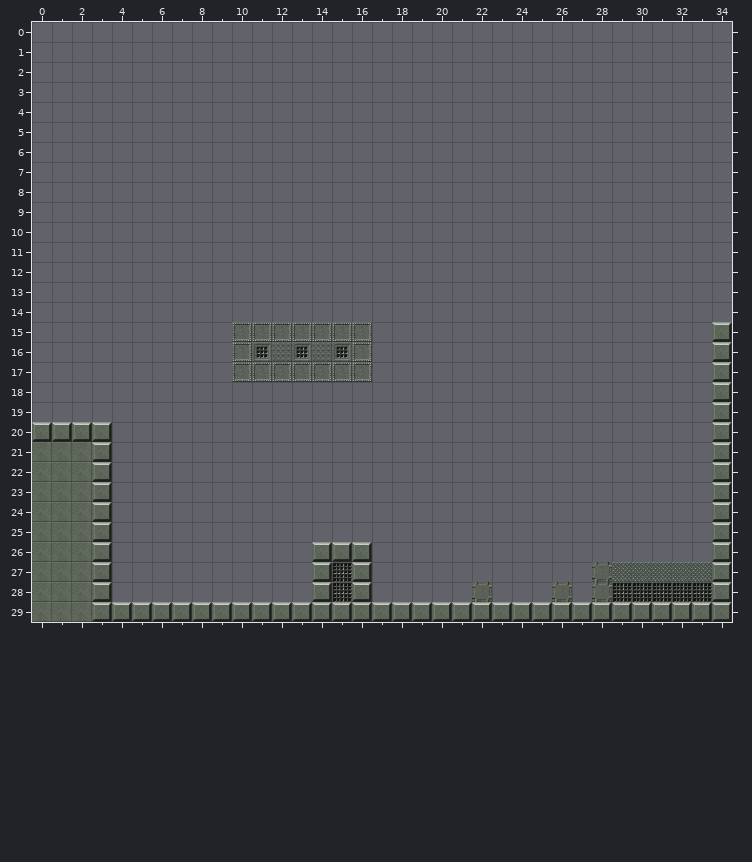
Level history. Tiled map (JSON): assets/levels/level1.json. Above, as it was before the edit.
Cells are 32x32 px. Shown: x 0..34, y 0..29.
After:
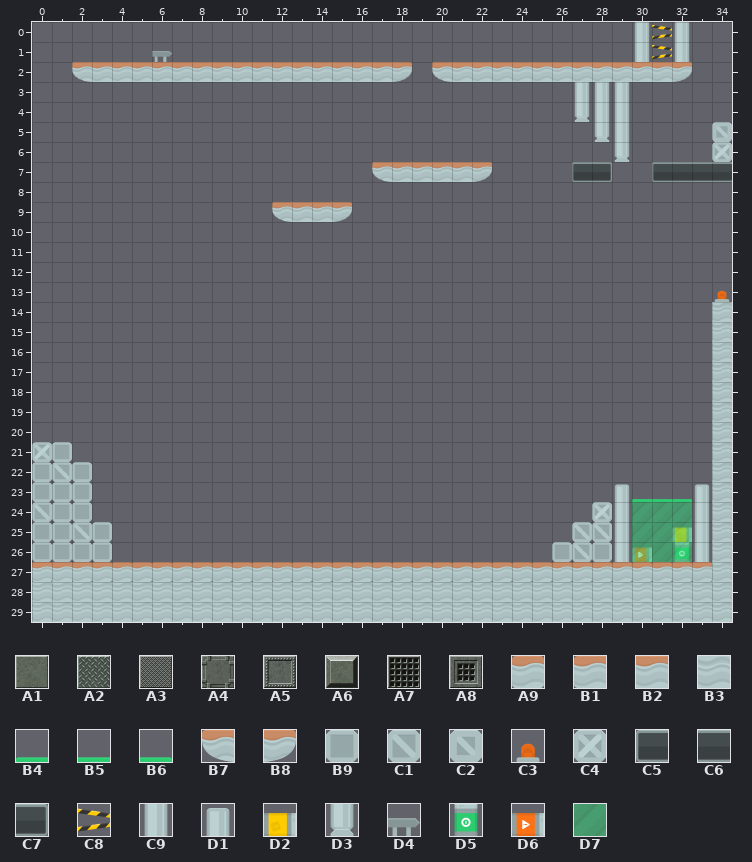
Key: from "metal_wall": A1 0, A2 1, A3 2, A4 3, A5 4, A6 5, A7 6, A8 7; from "platformer_industrial": A9 0, B1 1, B2 2, B3 4, B4 9, B5 10, B6 13, B7 16, B8 17, B9 28, C1 42, C2 43, C3 53, C4 56, C5 58, C6 59, C7 60, C8 61, C9 84, D1 85, D2 92, D3 98, D4 102, D5 103, D6 106, D7 107.
__ is an empty cell.
Tiles replaced or removed in this view: A1, A2, A3, A4, A5, A6, A7, A8.
Tiles of an added or newly shown layer are drawn over the layers below it.
See-through tiles are keyed as they look on the map.
Diff:
Changed rows in their new state; .. is an unchanged cell.
Layer "walls":
first column x 2:
 0 .. .. .. .. .. .. .. .. .. .. .. .. .. .. .. .. .. .. .. .. .. .. .. .. .. .. .. .. C9 C8 C9 .. ..
 1 .. .. .. .. .. .. .. .. .. .. .. .. .. .. .. .. .. .. .. .. .. .. .. .. .. .. .. .. C9 C8 C9 .. ..
 2 B7 B2 B2 B2 B2 B2 B2 B2 B2 B2 B2 B2 B2 B2 B2 B2 B8 .. B7 B2 B2 B2 B2 B2 B2 B2 B2 B2 B2 B2 B8 .. ..
 3 .. .. .. .. .. .. .. .. .. .. .. .. .. .. .. .. .. .. .. .. .. .. .. .. .. C9 C9 C9 .. .. .. .. ..
 4 .. .. .. .. .. .. .. .. .. .. .. .. .. .. .. .. .. .. .. .. .. .. .. .. .. D3 C9 C9 .. .. .. .. ..
 5 .. .. .. .. .. .. .. .. .. .. .. .. .. .. .. .. .. .. .. .. .. .. .. .. .. .. D3 C9 .. .. .. .. C2
 6 .. .. .. .. .. .. .. .. .. .. .. .. .. .. .. .. .. .. .. .. .. .. .. .. .. .. .. D3 .. .. .. .. C4
 7 .. .. .. .. .. .. .. .. .. .. .. .. .. .. .. B7 B2 B2 B2 B2 B8 .. .. .. .. C5 C7 .. .. C5 C6 C6 C6
 9 .. .. .. .. .. .. .. .. .. .. B7 B2 B2 B8 .. .. .. .. .. .. .. .. .. .. .. .. .. .. .. .. .. .. ..
first column x 0:
14 .. .. .. .. .. .. .. .. .. .. .. .. .. .. .. .. .. .. .. .. .. .. .. .. .. .. .. .. .. .. .. .. .. .. B3
15 .. .. .. .. .. .. .. .. .. .. __ __ __ __ __ __ __ .. .. .. .. .. .. .. .. .. .. .. .. .. .. .. .. .. B3
16 .. .. .. .. .. .. .. .. .. .. __ __ __ __ __ __ __ .. .. .. .. .. .. .. .. .. .. .. .. .. .. .. .. .. B3
17 .. .. .. .. .. .. .. .. .. .. __ __ __ __ __ __ __ .. .. .. .. .. .. .. .. .. .. .. .. .. .. .. .. .. B3
18 .. .. .. .. .. .. .. .. .. .. .. .. .. .. .. .. .. .. .. .. .. .. .. .. .. .. .. .. .. .. .. .. .. .. B3
19 .. .. .. .. .. .. .. .. .. .. .. .. .. .. .. .. .. .. .. .. .. .. .. .. .. .. .. .. .. .. .. .. .. .. B3
20 __ __ __ __ .. .. .. .. .. .. .. .. .. .. .. .. .. .. .. .. .. .. .. .. .. .. .. .. .. .. .. .. .. .. B3
21 C4 B9 __ __ .. .. .. .. .. .. .. .. .. .. .. .. .. .. .. .. .. .. .. .. .. .. .. .. .. .. .. .. .. .. B3
22 B9 C1 B9 __ .. .. .. .. .. .. .. .. .. .. .. .. .. .. .. .. .. .. .. .. .. .. .. .. .. .. .. .. .. .. B3
23 B9 B9 B9 __ .. .. .. .. .. .. .. .. .. .. .. .. .. .. .. .. .. .. .. .. .. .. .. .. .. D1 .. .. .. D1 B3
24 C1 B9 B9 __ .. .. .. .. .. .. .. .. .. .. .. .. .. .. .. .. .. .. .. .. .. .. .. .. C4 C9 .. .. .. C9 B3
25 B9 B9 C1 B9 .. .. .. .. .. .. .. .. .. .. .. .. .. .. .. .. .. .. .. .. .. .. .. C1 C1 C9 .. .. D2 C9 B3
26 B9 B9 B9 B9 .. .. .. .. .. .. .. .. .. .. __ __ __ .. .. .. .. .. .. .. .. .. B9 C1 B9 C9 D6 .. D5 C9 B3
27 A9 B2 A9 A9 A9 A9 A9 A9 A9 A9 A9 B1 A9 A9 A9 A9 A9 A9 A9 A9 A9 A9 A9 A9 A9 A9 A9 A9 A9 A9 A9 A9 A9 A9 B3
28 B3 B3 B3 B3 B3 B3 B3 B3 B3 B3 B3 B3 B3 B3 B3 B3 B3 B3 B3 B3 B3 B3 B3 B3 B3 B3 B3 B3 B3 B3 B3 B3 B3 B3 B3
29 B3 B3 B3 B3 B3 B3 B3 B3 B3 B3 B3 B3 B3 B3 B3 B3 B3 B3 B3 B3 B3 B3 B3 B3 B3 B3 B3 B3 B3 B3 B3 B3 B3 B3 B3
Layer "decor" (added):
first column x 6:
 1 D4
first column x 34:
13 C3
first column x 30:
23 B4 B5 B6
24 D7 D7 D7
25 D7 D7 D7
26 D7 D7 D7
